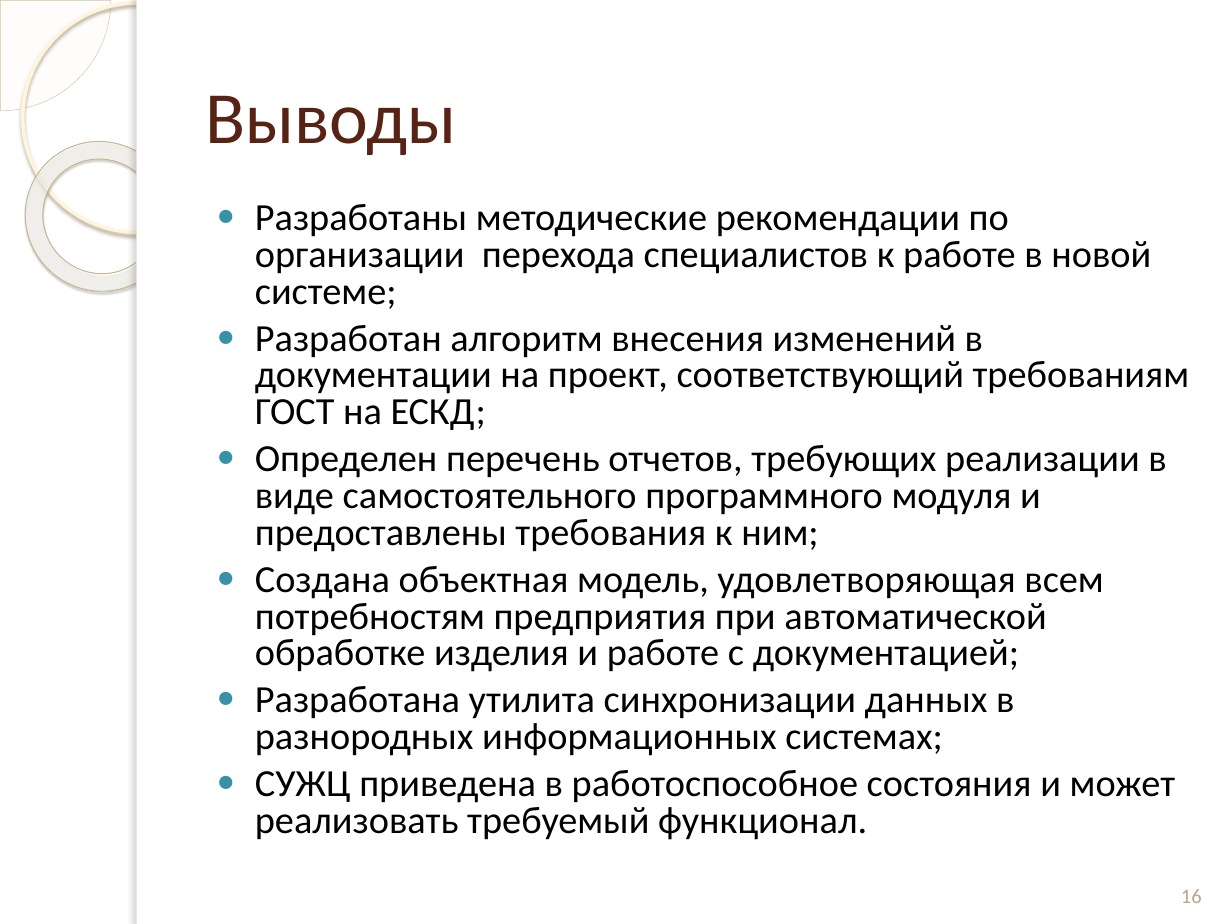
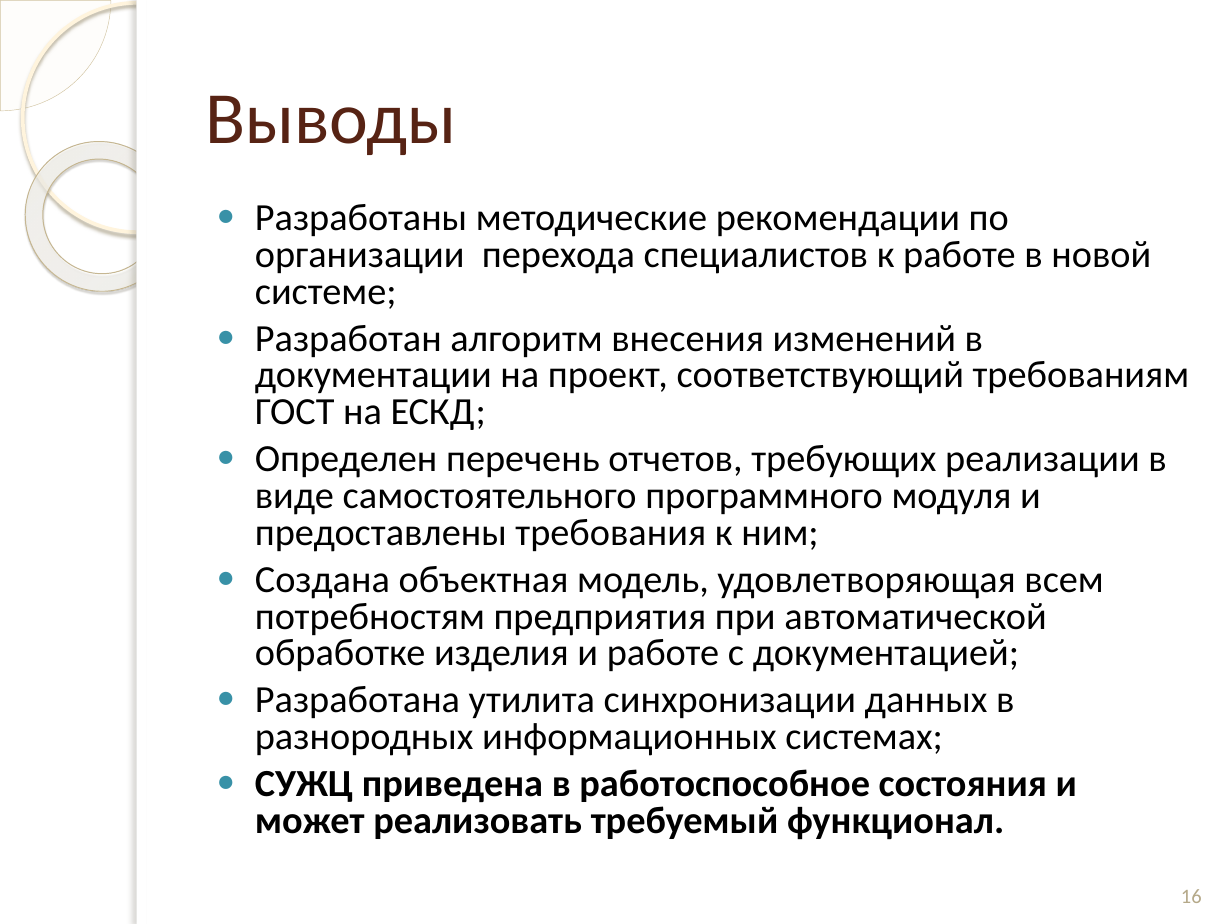
Before and after one commit to andreytemn/university, a slide deck: slide 16 of diplom/Темников презентация к диплому.pptx. Drawn at 1232x924 pixels with LibreOffice and Linux fonts; fonts in the diff are those of the drawing; background and template pictures are left out. Boxes give left, top, right and bottom in pixels: in the first picture for what was removed or moved away, otherwise in the second. Text is boxed around its words. In the diff, an @@ line names an element or a change of style, - is before the commit and + after.

```diff
--- a/diplom/Темников презентация к диплому.pptx
+++ b/diplom/Темников презентация к диплому.pptx
@@ text at <box>255,769,1077,840</box>: bold on in "СУЖЦ приведена в работоспособное состояния и может ..." @@
```
Also in this commit, not shown: 1 other slide changed.
